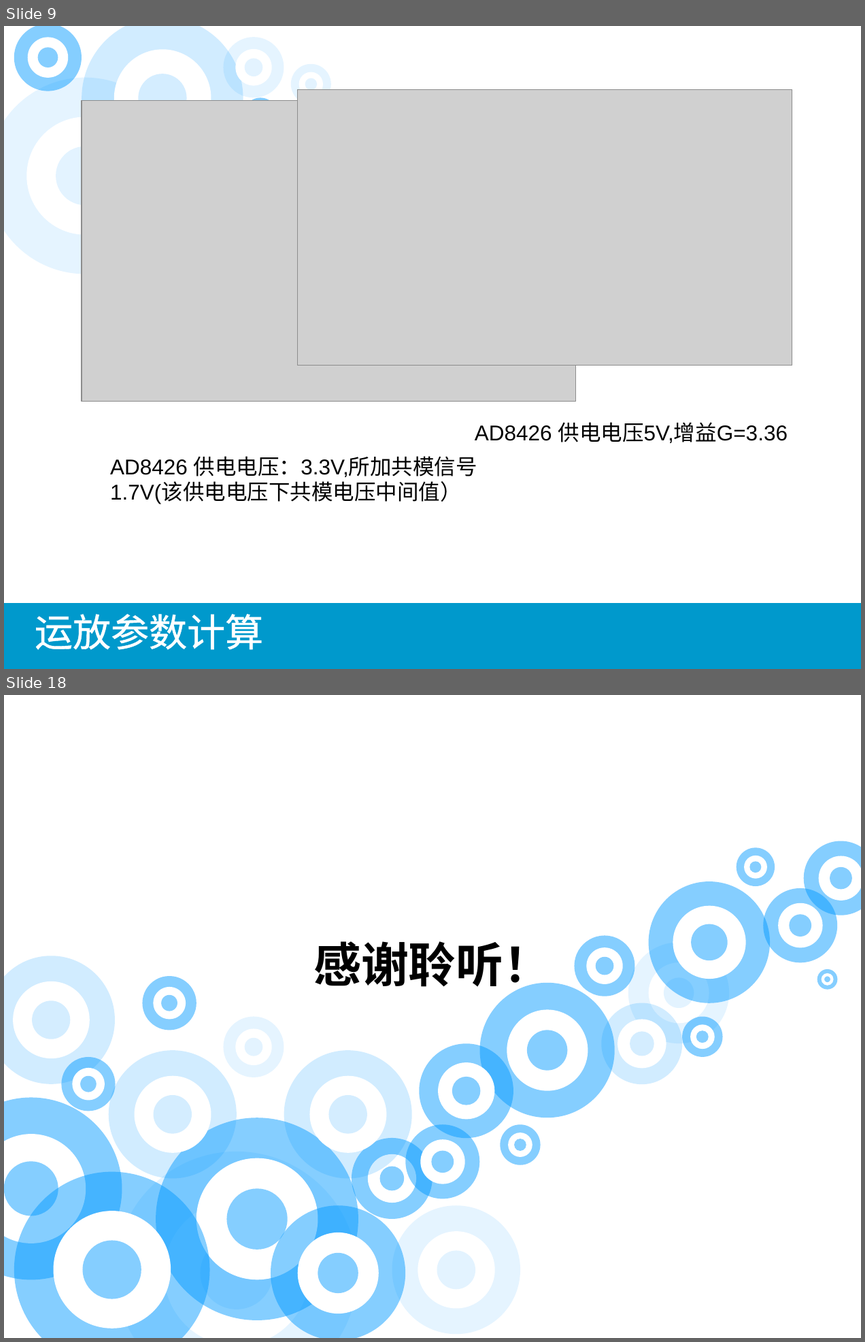
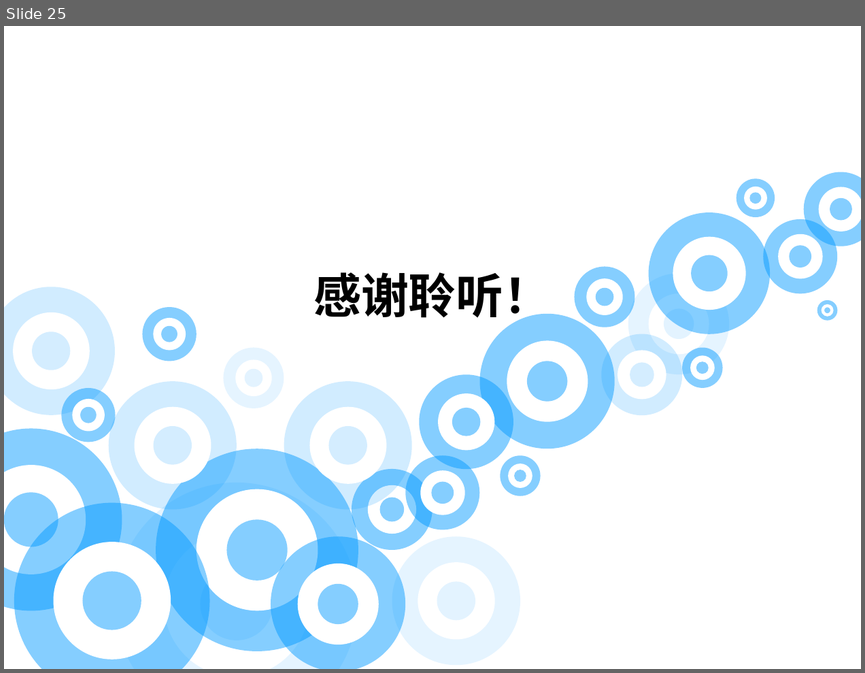
Before and after one commit to wyu0725/2MSPS-DAQ_CARD, a slide deck: 2M采样率双通道数据采集卡.pptx. Shown one above the other, each under a label of ours: slides 9 and 18 before the commit, slide 25 after it; the slides between them are not shown. The pictures are 865x1342 and 865x673 pixels, drawn with LibreOffice and Linux fonts; fonts in the diff are those of the drawing; grey boxes stand for pictures. Boxes give left, top, right and bottom in pixels: in the first picture for what was removed or moved away, otherwise in the second. Text is boxed around its words. In the diff, an @@ line names an element or a change of style, - is before the commit and + after.

```diff
--- a/2M采样率双通道数据采集卡.pptx
+++ b/2M采样率双通道数据采集卡.pptx
@@ slide 9 removed at bbox=[4, 26, 861, 669], background #FFFFFF @@
@@ ellipse removed at bbox=[14, 26, 82, 90] @@
@@ ellipse removed at bbox=[28, 37, 68, 78] @@
@@ ellipse removed at bbox=[82, 26, 243, 180] @@
@@ ellipse removed at bbox=[224, 37, 284, 98] @@
@@ ellipse removed at bbox=[37, 48, 58, 68] @@
@@ ellipse removed at bbox=[113, 49, 211, 147] @@
@@ ellipse removed at bbox=[235, 49, 271, 86] @@
@@ ellipse removed at bbox=[245, 59, 263, 76] @@
@@ ellipse removed at bbox=[291, 63, 331, 104] @@
@@ ellipse removed at bbox=[4, 78, 183, 274] @@
@@ ellipse removed at bbox=[139, 74, 188, 123] @@
@@ ellipse removed at bbox=[298, 72, 323, 96] @@
@@ ellipse removed at bbox=[305, 78, 317, 90] @@
@@ picture removed at bbox=[82, 101, 577, 401] @@
@@ ellipse removed at bbox=[244, 98, 277, 131] @@
@@ picture removed at bbox=[298, 89, 792, 365] @@
@@ ellipse removed at bbox=[26, 117, 143, 235] @@
@@ ellipse removed at bbox=[56, 146, 113, 205] @@
@@ text removed at bbox=[475, 422, 788, 443] @@
-AD8426 供电电压5V,增益G=3.36
@@ text removed at bbox=[110, 456, 477, 503] @@
-AD8426 供电电压：3.3V,所加共模信号1.7V(该供电电压下共模电压中间值）
@@ rectangle removed at bbox=[4, 603, 861, 669] @@
@@ text removed at bbox=[35, 614, 263, 650] @@
-运放参数计算
@@ what was slide 18 is now slide 25 @@
```
Also in this commit, not shown: 12 slides changed, 12 slides added, 4 other slides removed, 6 other files.
